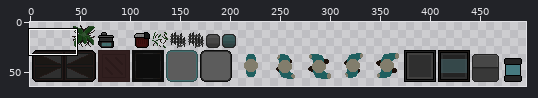
One commit to this sprite sheet: res/gfx/graphics.png. Above, an overview of the earlier version with the close-up marked.
Close-up. As it was:
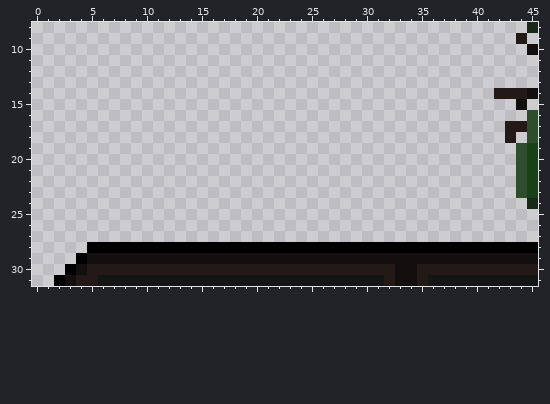
The file is 512x64 pixels. Colours within 5 levels of each other are drawn and written as one. Shown: x 0..45, y 8..31. The old version is drawn lined up with the new one. The wide view leaves out empty margins.
New version:
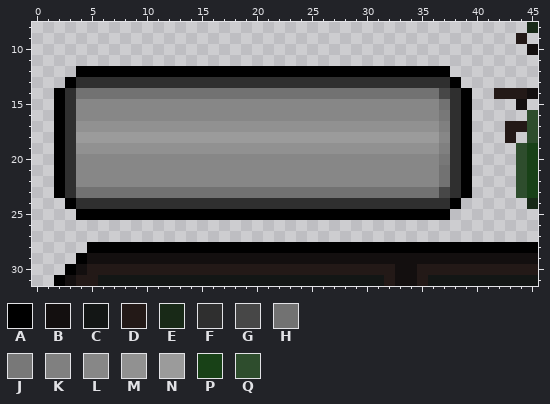
Palette (. is transparent): A #000000  B #130f0f  C #131615  D #231917  E #182917  F #2f2f2f  G #474747  H #727272  J #787878  K #808080  L #878787  M #919191  N #9b9b9b  P #184117  Q #2e4d2d
What changed:
drawings rearranged on the sheet (the old picture shows each at its new place; 2 dropped ones are not shown)
There is now colour A in row 12 at x 4 to 37; in row 13 at x 3 and 38; in rows 14 to 23 at x 2 and 39; in row 24 at x 3 and 38; in row 25 at x 4 to 37.
There is now colour F in row 13 at x 4 to 37; in rows 14 to 23 at x 3 and 38; in row 24 at x 4 to 37.
There is now colour G in row 14 at x 37; in row 23 at x 37.
There is now colour H in row 14 at x 4 to 36; in row 15 at x 37; in rows 21 to 22 at x 37; in row 23 at x 4 to 36.
There is now colour J in row 16 at x 37; in row 20 at x 37.
There is now colour K in row 17 at x 37; in row 19 at x 37.
There is now colour L in rows 15 to 16 at x 4 to 36; in row 18 at x 37; in rows 20 to 22 at x 4 to 36.
There is now colour M in row 17 at x 4 to 36; in row 19 at x 4 to 36.
There is now colour N in row 18 at x 4 to 36.
